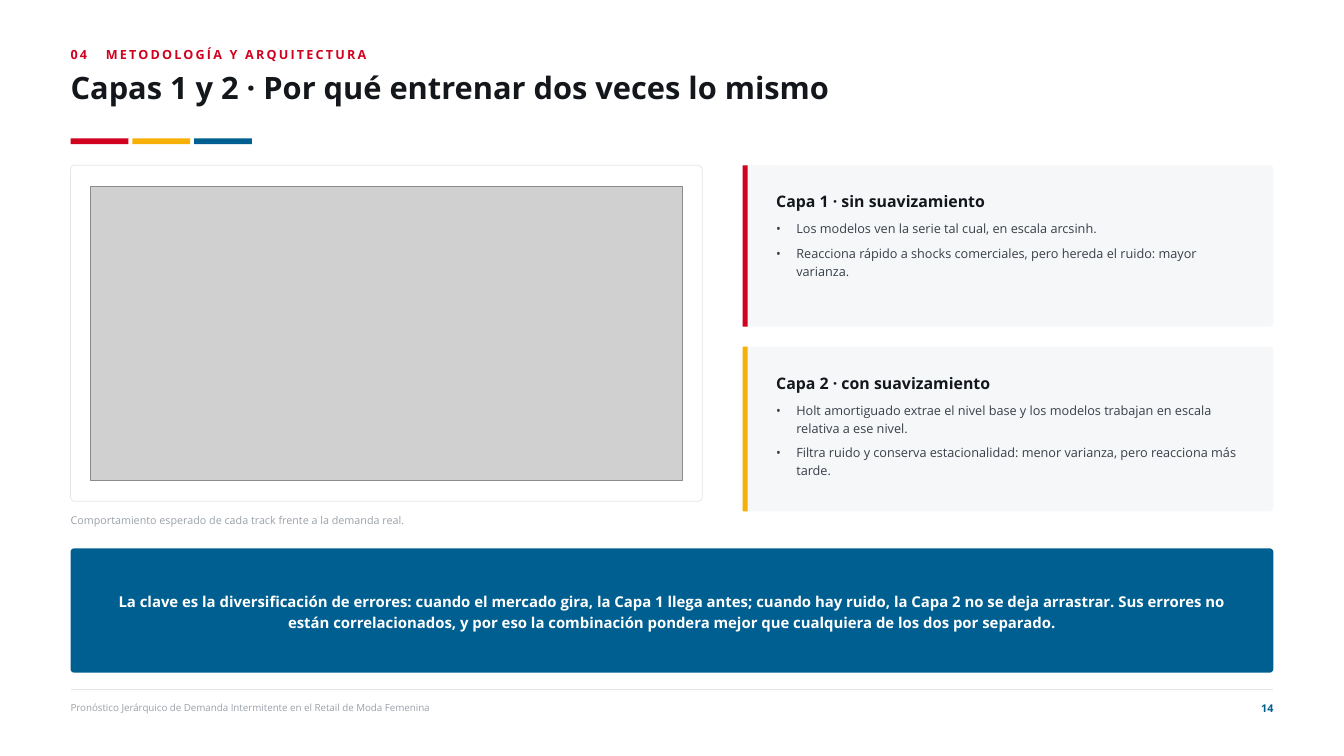
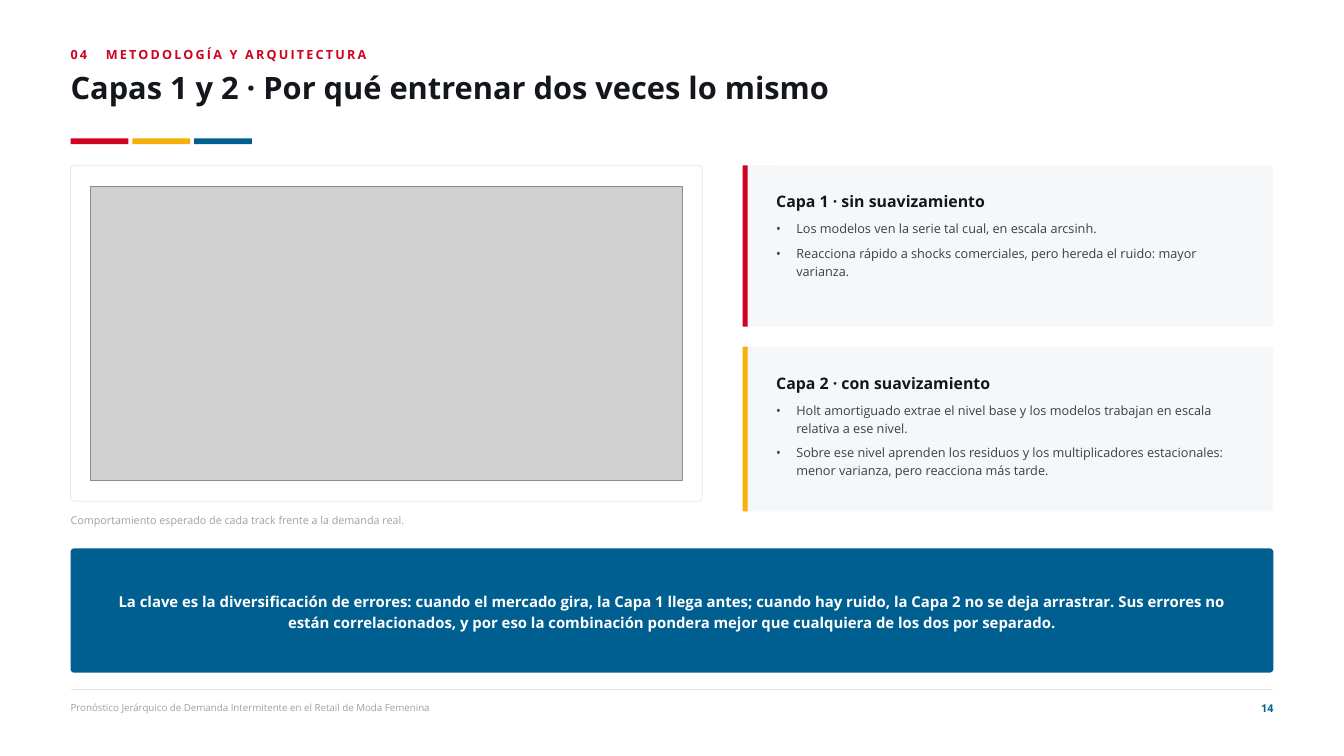
Before and after one commit to joako0o/PPT, a slide deck: slide 14 of Defensa_Tesis_Estructurada.pptx. Drawn at 1344x756 pixels with LibreOffice and Linux fonts; fonts in the diff are those of the drawing; grey boxes stand for pictures. Boxes give left, top, right and bottom in pixels: in the first picture for what was removed or moved away, otherwise in the second. Text is boxed around its words. In the diff, an @@ line names an element or a change of style, - is before the commit and + after.

Commit message:
Validación cifra por cifra contra el PDF de la tesis
- 395 cifras del deck contrastadas automáticamente contra el texto de la memoria
- Elimina el valor inventado tau* = 1,25: la tesis publica el rango [1,05; 1,50]
  pero no el óptimo, así que la grilla ahora se muestra como rango sin valor puntual
- Corrige la atribución de 1970 a la heurística estacional (era SARIMA)
- Precisión terminológica: vida media de 24 meses (no decay de 24 meses) y
  escala log(1 + unidades / (nivel + 1)) según la formulación del documento
- Capa 2: los multiplicadores estacionales los aprenden los modelos, no el Holt
  (la tesis especifica Holt damped sin componente estacional)

```diff
--- a/Defensa_Tesis_Estructurada.pptx
+++ b/Defensa_Tesis_Estructurada.pptx
@@ text at <box>796,447,1223,478</box>: text changed @@
-• Filtra ruido y conserva estacionalidad: menor varianza, pero reacciona más tarde.
+• Sobre ese nivel aprenden los residuos y los multiplicadores estacionales: menor varianza, pero reacciona más tarde.
```
Also in this commit, not shown: 3 other slides changed, 2 other files.
